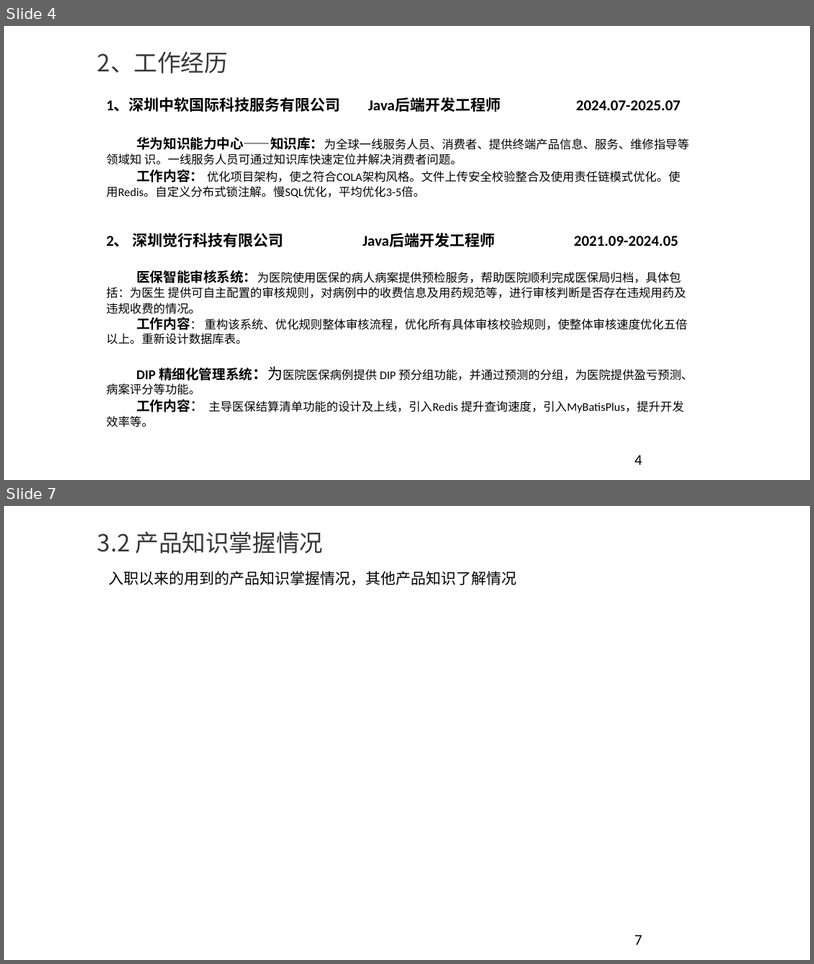
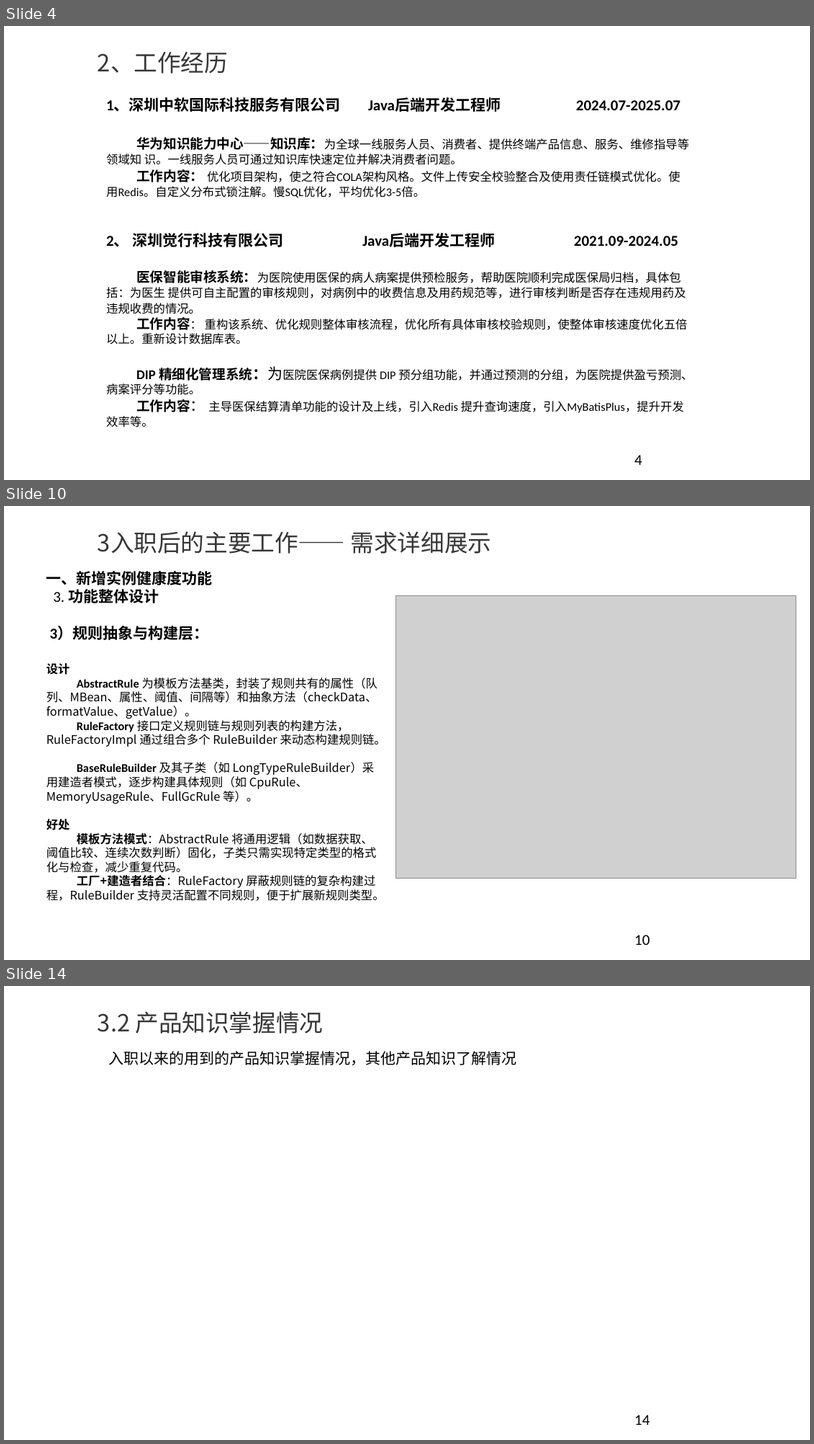
Before and after one commit to YouYouYouYouChe/Documents, a slide deck: 任职资格评审ppt-李世龙.pptx. Shown one above the other, each under a label of ours: slides 4 and 7 before the commit, slides 4, 10 and 14 after it; the slides between them are not shown. The pictures are 814x964 and 814x1444 pixels, drawn with LibreOffice and Linux fonts; fonts in the diff are those of the drawing; grey boxes stand for pictures; background and template pictures are left out. Boxes give left, top, right and bottom in pixels: in the first picture for what was removed or moved away, otherwise in the second. Text is boxed around its words. In the diff, an @@ line names an element or a change of style, - is before the commit and + after.

```diff
--- a/任职资格评审ppt-李世龙.pptx
+++ b/任职资格评审ppt-李世龙.pptx
@@ slide 10 added at (x1=4, y1=506, x2=810, y2=960), background #FFFFFF @@
@@ title added at (x1=98, y1=531, x2=492, y2=554), 28 pt, text #383736 @@
+3入职后的主要工作—— 需求详细展示
@@ text added at (x1=46, y1=571, x2=386, y2=901), 14 pt, text #000000 @@
+一、新增实例健康度功能
+3. 功能整体设计
+3）规则抽象与构建层：
+设计
+AbstractRule 为模板方法基类，封装了规则共有的属性（队列、MBean、属性、阈值、间隔等）和抽象方法（checkData、formatValue、getValue）。
+RuleFactory 接口定义规则链与规则列表的构建方法，RuleFactoryImpl 通过组合多个 RuleBuilder 来动态构建规则链。
+BaseRuleBuilder 及其子类（如 LongTypeRuleBuilder）采用建造者模式，逐步构建具体规则（如 CpuRule、MemoryUsageRule、FullGcRule 等）。
+好处
+模板方法模式：AbstractRule 将通用逻辑（如数据获取、阈值比较、连续次数判断）固化，子类只需实现特定类型的格式化与检查，减少重复代码。
+工厂+建造者结合：RuleFactory 屏蔽规则链的复杂构建过程，RuleBuilder 支持灵活配置不同规则，便于扩展新规则类型。
@@ picture added at (x1=396, y1=595, x2=797, y2=878) @@
@@ page number added at (x1=635, y1=934, x2=650, y2=944), 18 pt, text #000000 @@
+10
@@ what was slide 7 is now slide 14 @@
@@ page number at (x1=635, y1=1414, x2=650, y2=1424): text changed @@
-7
+14
```
Also in this commit, not shown: 7 slides changed, 7 other slides added, 4 other files.
